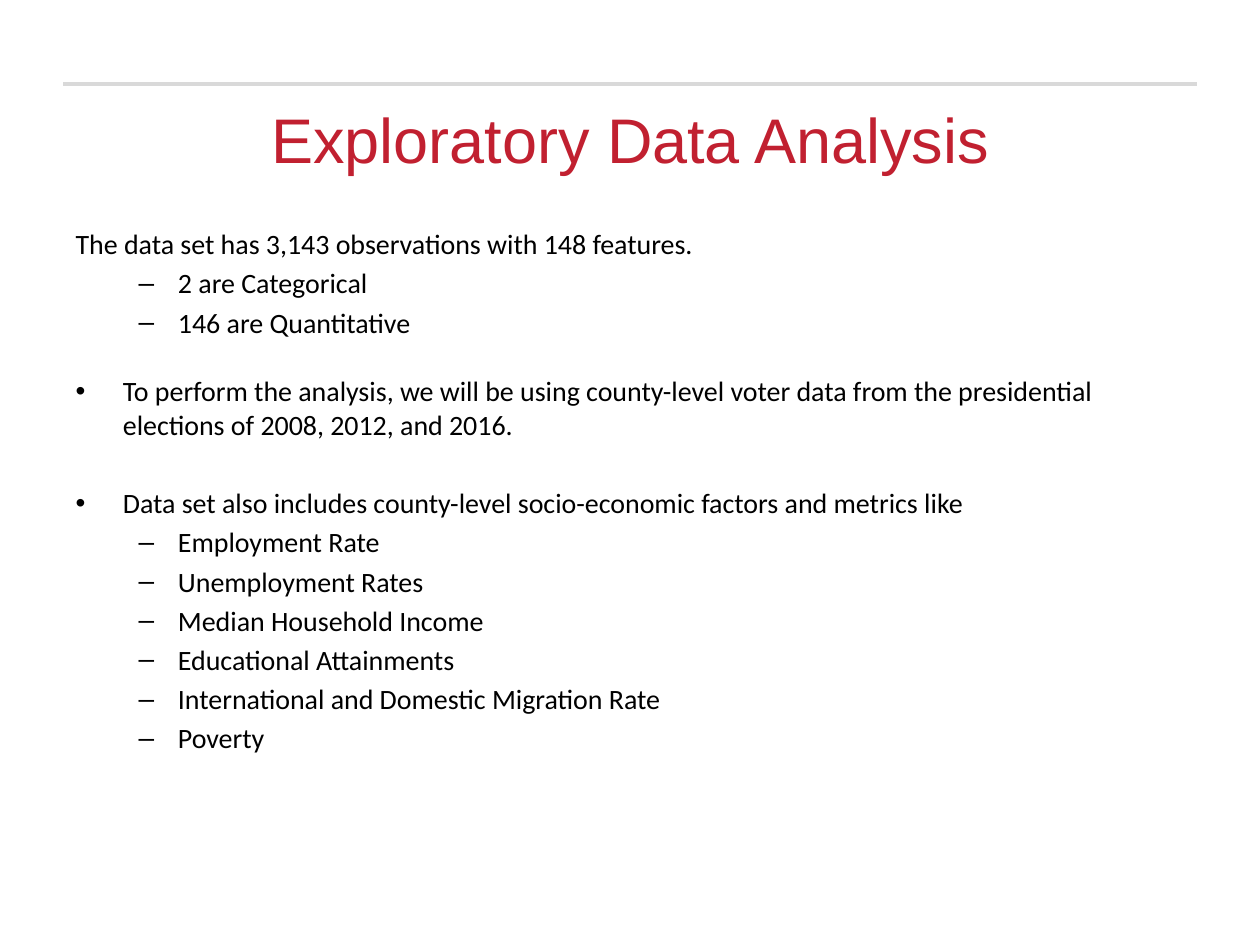
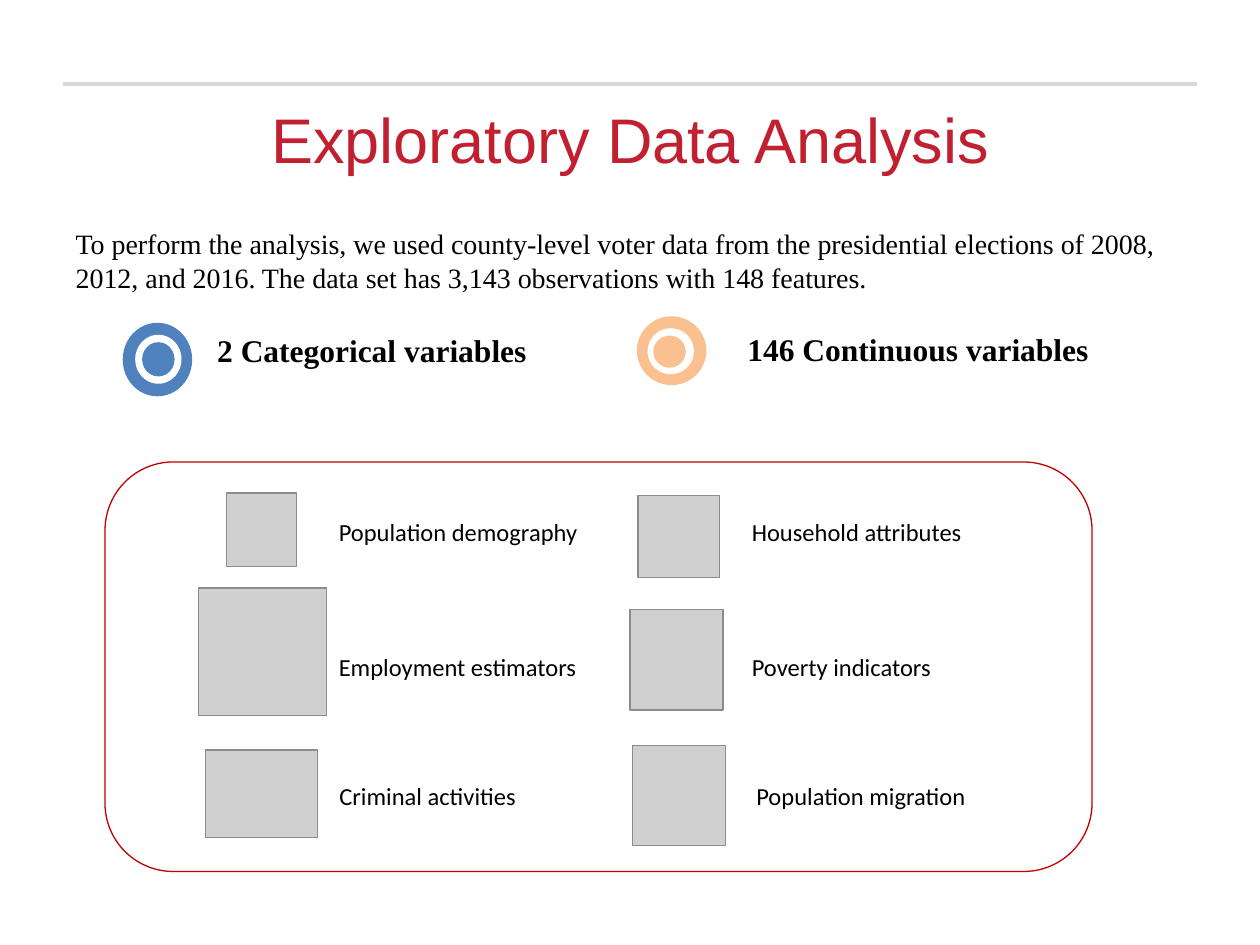
Before and after one commit to rajakash31/Presidential_Election_2016_Classification, a slide deck: slide 5 of Final Submission/Presidential Election Analysis_Final.pptx. Drawn at 1260x945 pixels with LibreOffice and Linux fonts; fonts in the diff are those of the drawing; grey boxes stand for pictures; background and template pictures are left out. Boxes give left, top, right and bottom in pixels: in the first picture for what was removed or moved away, otherwise in the second. Text is boxed around its words. In the diff, an @@ line names an element or a change of style, - is before the commit and + after.

```diff
--- a/Final Submission/Presidential Election Analysis_Final.pptx
+++ b/Final Submission/Presidential Election Analysis_Final.pptx
@@ text at (76, 234, 1154, 292): text changed; font Calibri to Times New Roman @@
-The data set has 3,143 observations with 148 features.
-  – 2 are Categorical
-  – 146 are Quantitative
-• To perform the analysis, we will be using county-level voter data from the presidential elections of 2008, 2012, and 2016.
-• Data set also includes county-level socio-economic factors and metrics like
-  – Employment Rate
-  – Unemployment Rates
-  – Median Household Income
-  – Educational Attainments
-  – International and Domestic Migration Rate
-  – Poverty
+To perform the analysis, we used county-level voter data from the presidential elections of 2008, 2012, and 2016. The data set has 3,143 observations with 148 features.
@@ ellipse added at (122, 323, 192, 396), fill #4F81BD @@
@@ ellipse added at (636, 316, 706, 386), fill #FAC090 @@
@@ ellipse added at (648, 329, 694, 374), fill #FFFFFF @@
@@ ellipse added at (135, 335, 181, 384), fill #FFFFFF @@
@@ ellipse added at (142, 343, 175, 377), fill #4F81BD @@
@@ text added at (217, 340, 526, 369), 18 pt, text #000000, bold @@
+2 Categorical variables
@@ ellipse added at (654, 335, 687, 368), fill #FAC090 @@
@@ text added at (747, 339, 1088, 362), 18 pt, text #000000, bold @@
+146 Continuous variables
@@ rounded rectangle added at (105, 462, 1091, 872), outline #C00000 0.75 pt @@
@@ picture added at (227, 493, 296, 566) @@
@@ picture added at (638, 495, 719, 577) @@
@@ text added at (339, 524, 577, 546), 14 pt, text #000000 @@
+Population demography
@@ text added at (752, 524, 962, 542), 14 pt, text #000000 @@
+Household attributes
@@ picture added at (199, 588, 326, 716) @@
@@ picture added at (630, 610, 723, 711) @@
@@ text added at (339, 659, 576, 680), 14 pt, text #000000 @@
+Employment estimators
@@ text added at (752, 659, 930, 680), 14 pt, text #000000 @@
+Poverty indicators
@@ picture added at (633, 746, 726, 847) @@
@@ picture added at (205, 750, 318, 838) @@
@@ text added at (339, 788, 516, 806), 14 pt, text #000000 @@
+Criminal activities
@@ text added at (756, 788, 965, 810), 14 pt, text #000000 @@
+Population migration
```
Also in this commit, not shown: 2 other slides changed, 5 slides added, 2 slides removed, 7 other files.
